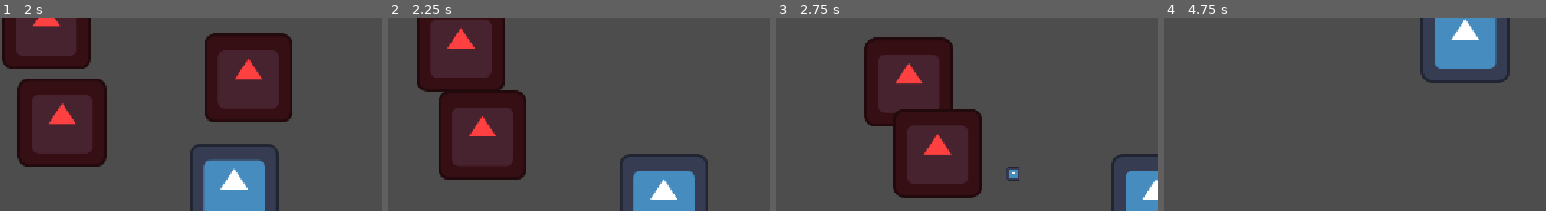
Above: before the commit, frames 1-4 (left to right).
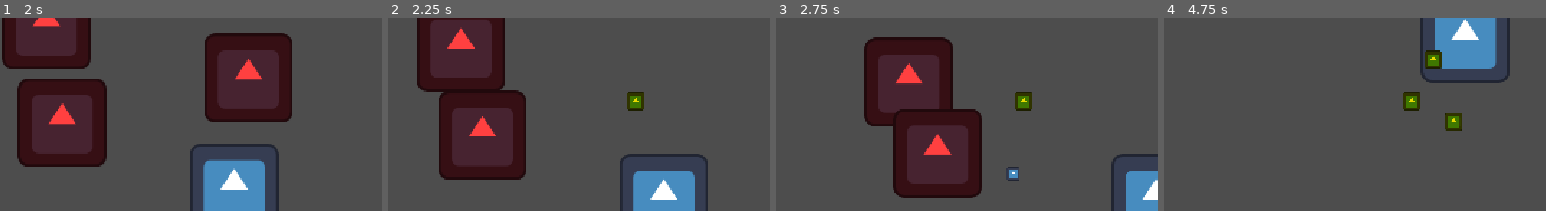
Above: after the commit, the same moments.

Repository: NxtCreator/little-archery
Game: Godot game, scene res://scenes/main.tscn
The game is run twice, just before and just after one commit, with the same random seed, the same clock (stepped at 60 frames per second) and the same inputs. The engine's default icon, where the game draws it, is replaced by a stand-in: a white triangle on a blue panel in a dark square.
Inputs (mouse positions are % of the whole screen's width and height, from its top left):
- Up to frame 1 (2 s): tap Enter at 0.5 s; move the mouse to (71, 45) at 0.52 s; hold D (move_right) 0.53-1.28 s; tap Alt at 0.6 s; click (71, 45) at 0.67 s; move the mouse to (27, 57) at 1.27 s; hold S (move_down) from 1.28 s (still down); tap Shift at 1.35 s
- Up to frame 2 (2.25 s): move the mouse to (58, 26) at 2.02 s; release S (move_down) at 2.03 s; hold D (move_right) from 2.03 s (still down); tap Alt at 2.1 s
- Up to frame 3 (2.75 s): keep holding D (move_right)
- Up to frame 4 (4.75 s): move the mouse to (42, 75) at 2.77 s; release D (move_right) at 2.78 s; hold W (move_up) 2.78-3.53 s; tap Shift at 2.85, 4.35 s; click (42, 75) at 2.92 s; move the mouse to (79, 69) at 3.52 s; hold A (move_left) from 3.53 s (still down); tap Alt at 3.6 s; move the mouse to (16, 34) at 4.27 s
The pictures show only the part of the screen within x 33-83%, y 40-90%; the shares and areas given below are measured in that part.

Frame 1 is identical in both runs. In frame 2, 0.4% of the frame differs, in the area x 62-68%, y 38-49%; in frame 3, 0.4%; in frame 4, 1.3%, in the area x 62-79%, y 16-59%.

Commit message:
Add enemy health, arrow damage on hit, and coin drop on death

Diff:
--- a/scenes/enemy.gd
+++ b/scenes/enemy.gd
@@ -3,9 +3,15 @@
 @export var health = 3
 
 func take_damage(amount: int) -> void:
+	var parent = get_parent()
+	var coin_pos = global_position
+
 	health -= amount
-	if health == 0:
+	if health <= 0:
+		var coin = preload("res://scenes/coin.tscn").instantiate()
 		queue_free()
+		parent.add_child(coin)
+		coin.global_position = coin_pos
 
 func _ready() -> void:
 	pass
